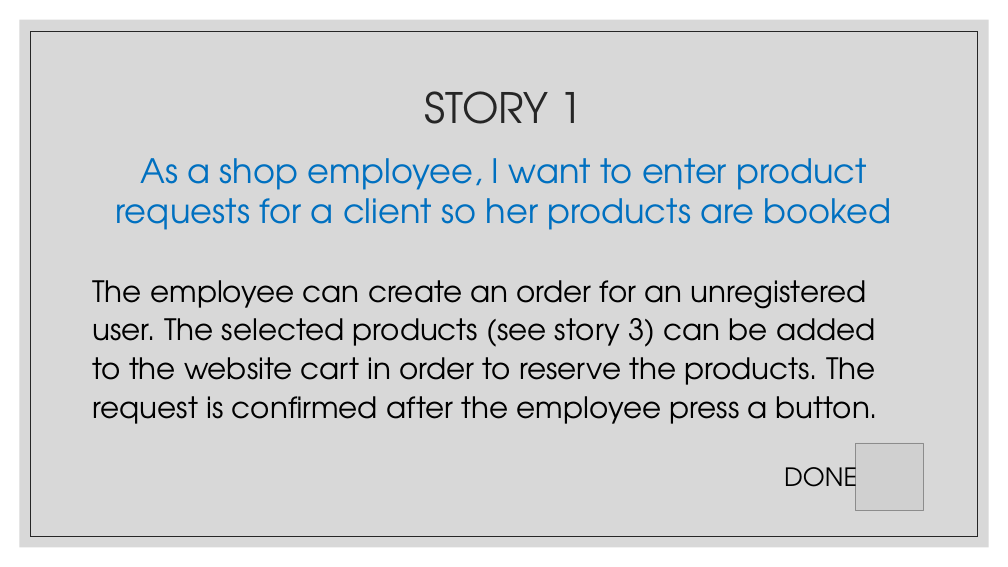
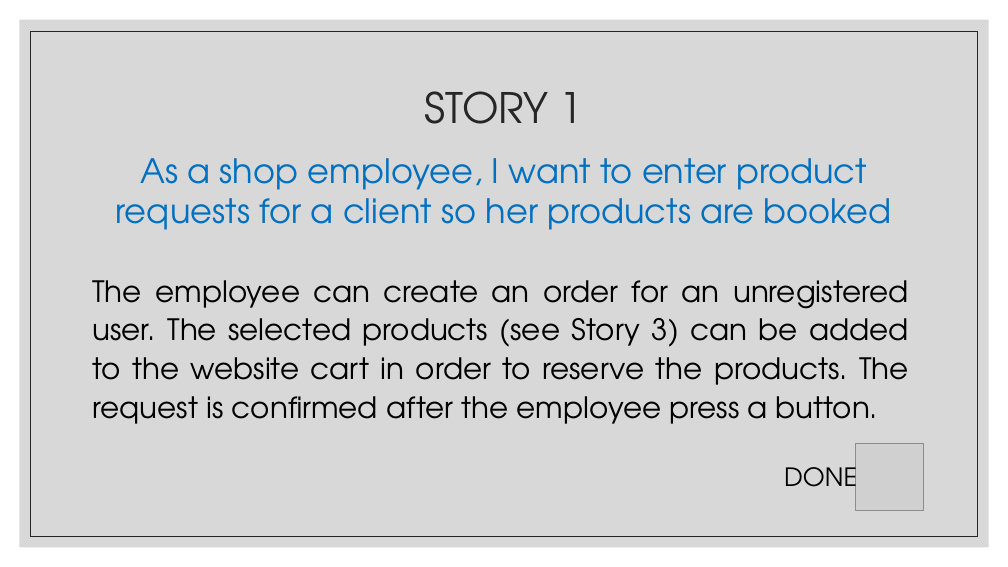
Before and after one commit to se2-p02/spg, a slide deck: slide 5 of presentations/SPG_spint1_presentation.pptx (slide 4 before the commit). Drawn at 1008x567 pixels with LibreOffice and Linux fonts; fonts in the diff are those of the drawing; grey boxes stand for pictures. Boxes give left, top, right and bottom in pixels: in the first picture for what was removed or moved away, otherwise in the second. Text is boxed around its words. In the diff, an @@ line names an element or a change of style, - is before the commit and + after.

```diff
--- a/presentations/SPG_spint1_presentation.pptx
+++ b/presentations/SPG_spint1_presentation.pptx
@@ text at (92,280,909,424): text changed @@
-The employee can create an order for an unregistered user. The selected products (see story 3) can be added to the website cart in order to reserve the products. The request is confirmed after the employee press a button.
+The employee can create an order for an unregistered user. The selected products (see Story 3) can be added to the website cart in order to reserve the products. The request is confirmed after the employee press a button.
```
Also in this commit, not shown: 6 other slides changed, 1 slide added.
